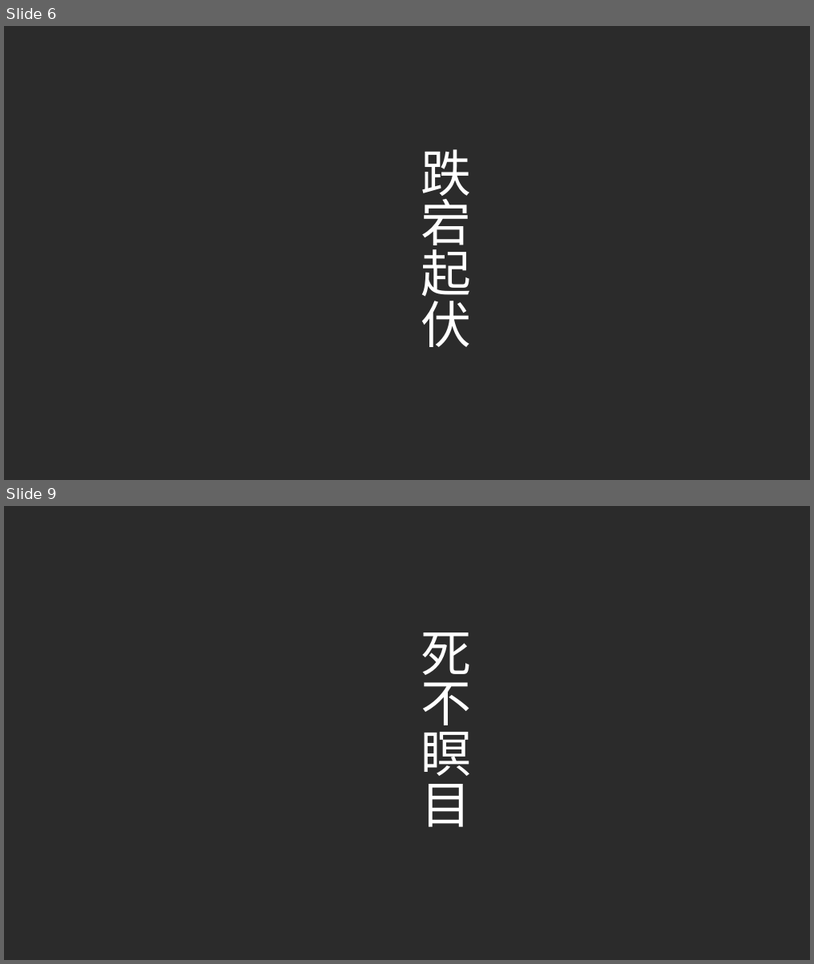
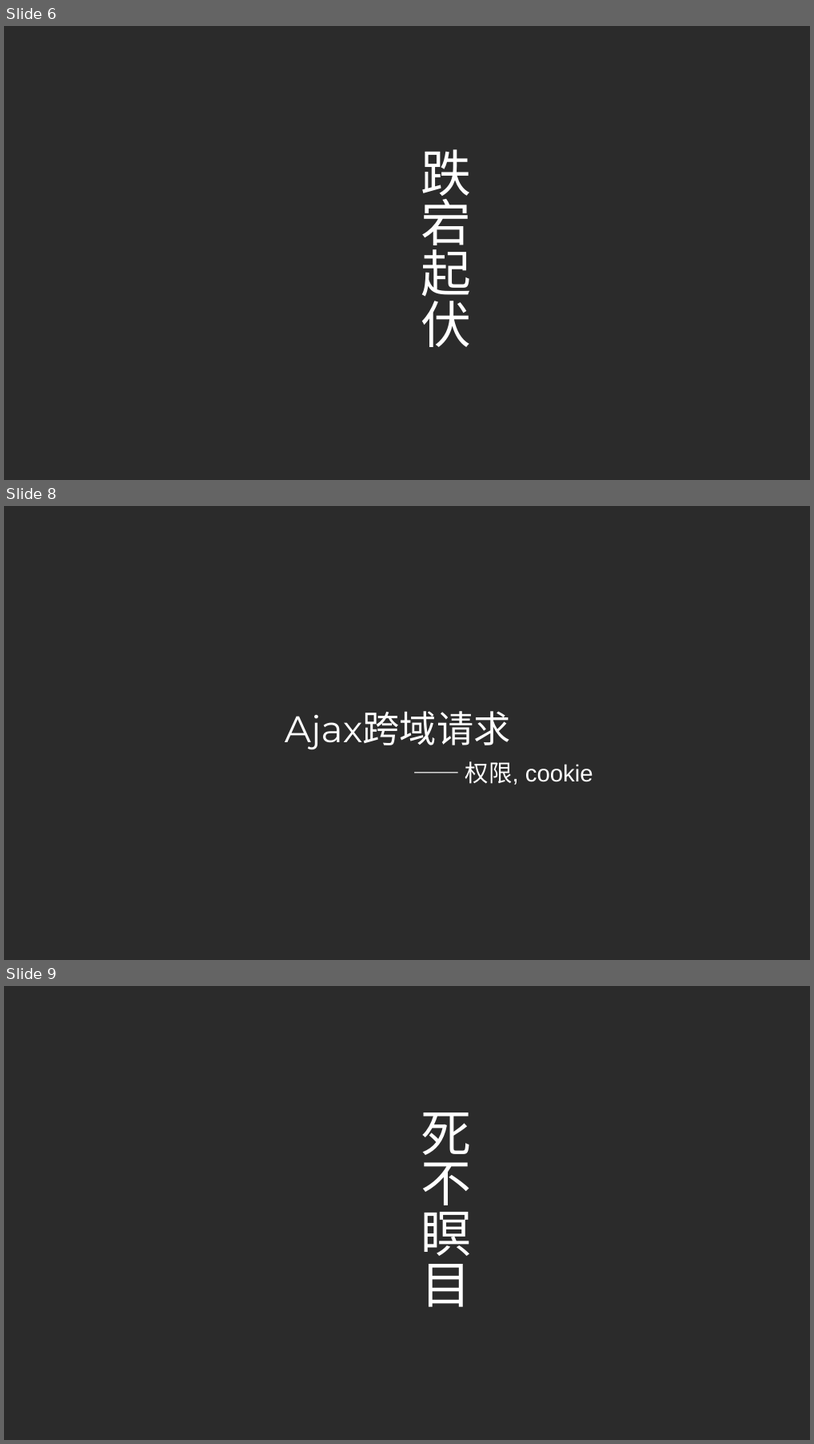
Before and after one commit to HeavySE/SE-lab, a slide deck: 软件工程Lab1.pptx. Shown one above the other, each under a label of ours: slides 6 and 9 before the commit, slides 6, 8 and 9 after it; the slides between them are not shown. The pictures are 814x964 and 814x1444 pixels, drawn with LibreOffice and Linux fonts; fonts in the diff are those of the drawing; background and template pictures are left out; a plain dark background stands for a picture behind light text. Boxes give left, top, right and bottom in pixels: in the first picture for what was removed or moved away, otherwise in the second. Text is boxed around its words. In the diff, an @@ line names an element or a change of style, - is before the commit and + after.

Commit message:
final PPT

```diff
--- a/软件工程Lab1.pptx
+++ b/软件工程Lab1.pptx
@@ slide 8 added at <box>4,506,810,960</box>, background picture (left out) @@
@@ title added at <box>285,711,511,749</box>, 44 pt, text #FFFFFF @@
+Ajax跨域请求
@@ text added at <box>466,761,594,784</box>, 28 pt, text #FFFFFF @@
+—— 权限, cookie
```
Also in this commit, not shown: 2 other slides added, 3 slides removed.
